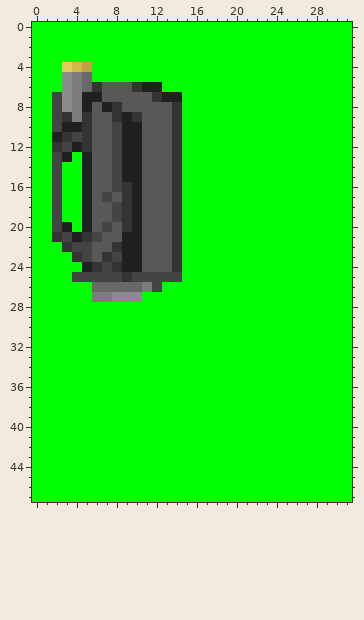
Pixel-art sprite, stored at Resources/Weapons/Collapsible SMG/LoadedFolded_20_Big.png. The picture above is the old version.
The file is 32x48 pixels.
After:
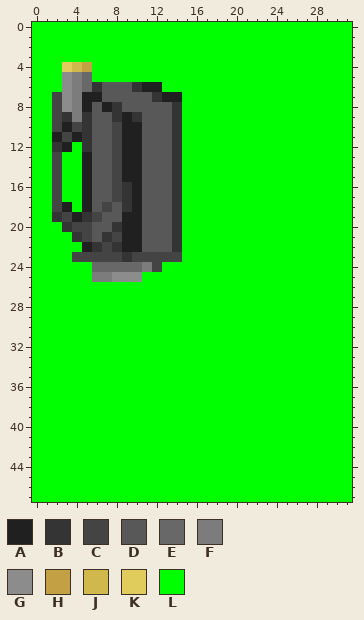
Palette (. is transparent): A #202020  B #343434  C #444444  D #585858  E #686868  F #7c7c7c  G #8c8c8c  H #c4a044  J #d0b84c  K #e0cc5c  L #00ff00
The edit:
The author changed colour B to colour A in rows 19 to 20 at x 9.
The author changed colour C to colour A in row 11 at x 4; in row 12 at x 3; in row 22 at x 5.
The author changed colour L to colour A in row 18 at x 3; in row 19 at x 4.
The author changed colour A to colour B in row 19 at x 5; in row 20 at x 3; in row 21 at x 4; in row 23 at x 9.
The author changed colour C to colour B in row 19 at x 2.
The author changed colour D to colour B in row 20 at x 8; in row 21 at x 7; in row 22 at x 6.
The author changed colour A to colour C in row 10 at x 4; in row 20 at x 5; in row 23 at x 10.
The author changed colour B to colour C in row 11 at x 3; in row 21 at x 5; in row 23 at x 4, 7 and 14.
The author changed colour D to colour C in row 17 at x 8; in row 18 at x 7; in row 19 at x 6; in row 21 at x 8; in row 22 at x 7; in row 23 at x 6 and 11 to 13.
The author changed colour D to colour C in row 24 at x 12.
The author changed colour L to colour C in row 19 at x 3; in row 20 at x 4.
The author changed colour C to colour D in row 17 at x 7; in rows 18 to 19 at x 8; in row 20 at x 7; in row 21 at x 6.
The author changed colour A to colour E in row 24 at x 9 to 10.
The author changed colour B to colour E in row 24 at x 6 and 8.
The author changed colour C to colour E in row 24 at x 7.
The author changed colour C to colour F in row 25 at x 6 to 7.
The author changed colour D to colour F in row 24 at x 11.
The author changed colour B to colour G in row 25 at x 9.
The author changed colour C to colour G in row 25 at x 8 and 10.
The author changed colour A to colour L in row 12 at x 4; in row 13 at x 3; in row 24 at x 5.
The author changed colour B to colour L in row 21 at x 2; in row 22 at x 3; in row 24 at x 14.
The author changed colour C to colour L in row 20 at x 2; in row 21 at x 3; in row 22 at x 4; in row 25 at x 4 to 5 and 11 to 14; in row 26 at x 12.
The author changed colour D to colour L in row 24 at x 13.
The author changed colour E to colour L in row 26 at x 6 to 10.
The author changed colour F to colour L in row 26 at x 11; in row 27 at x 6 to 7.
The author changed colour G to colour L in row 27 at x 8 to 10.
Boxes around the changes in both pictures, in picture pixels (x1, y1, x2, y2):
changed: (52, 122, 182, 302)
